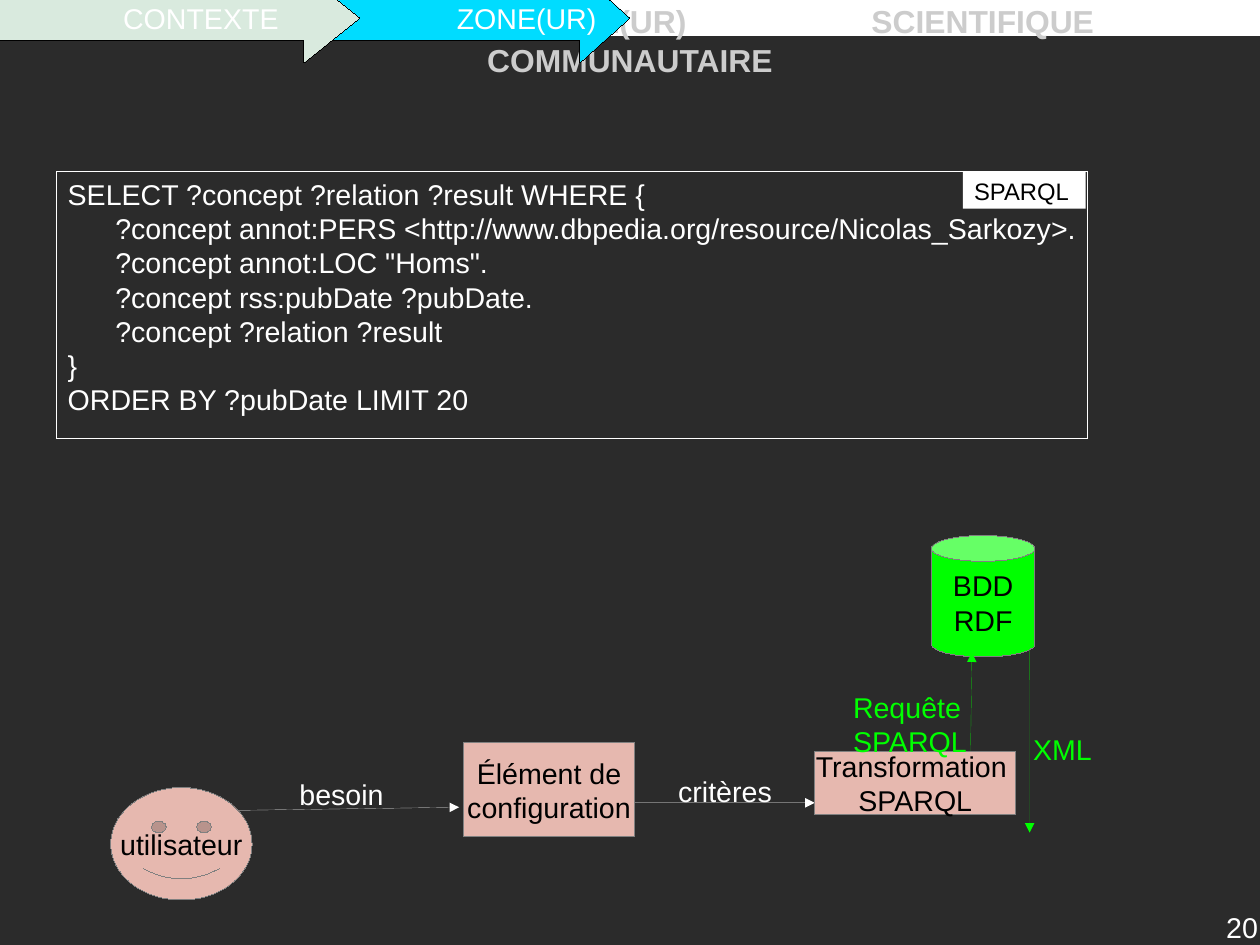
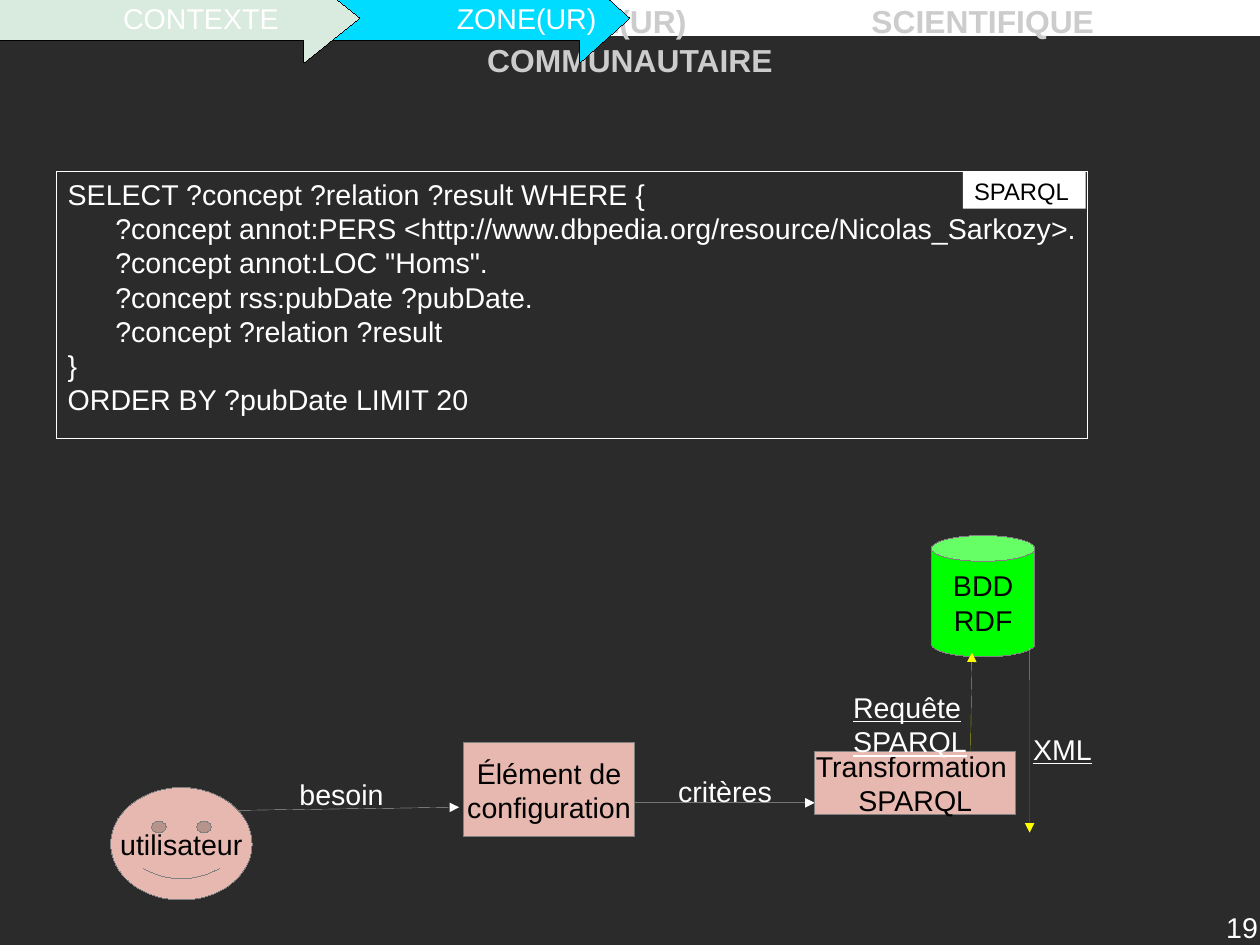
Before and after one commit to descl/ZONE, a slide deck: slide 19 of Rapport/presentation.odp (slide 20 before the commit). Drawn at 1260x945 pixels with LibreOffice and Linux fonts; fonts in the diff are those of the drawing; background and template pictures are left out; a plain dark background stands for a picture behind light text. Boxes give left, top, right and bottom in pixels: in the first picture for what was removed or moved away, otherwise in the second. Text is boxed around its words. In the diff, an @@ line names an element or a change of style, - is before the commit and + after.

```diff
--- a/Rapport/presentation.odp
+++ b/Rapport/presentation.odp
@@ arrow (971, 779) - (972, 653): stroke #00FF00 0 pt to #FFFF00 0 pt @@
@@ arrow (1030, 648) - (1030, 832): stroke #00FF00 0 pt to #FFFF00 0 pt @@
@@ text "Requête" at box(853, 697, 967, 758): text colour #00FF00 to #FFFFFF, underline on @@
@@ text "XML" at box(1033, 740, 1092, 764): text colour #00FF00 to #FFFFFF, underline on @@
@@ page number at box(1226, 918, 1258, 939): text changed @@
-20
+19
```
Also in this commit, not shown: 17 other slides changed, 2 slides added, 3 slides removed, 4 other files.
